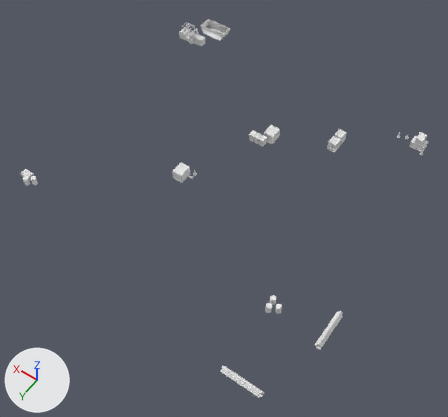
Renders of the OBJ model Assets/models/maps/boxyard/boxyard_props.obj from each side of a commit.
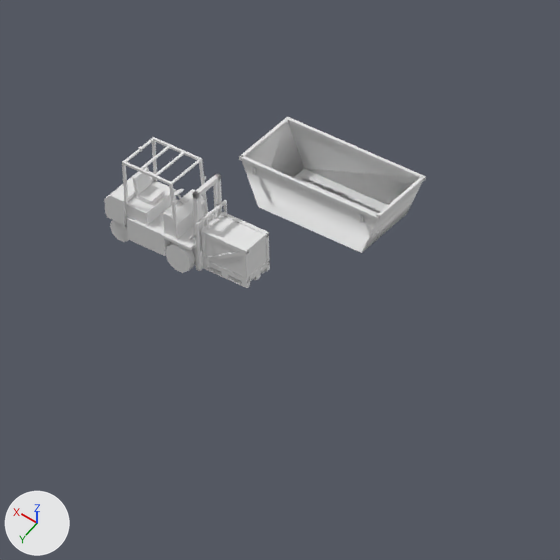
Old and new are each drawn whole from a camera (50 mm lens) standing at (-1072.0, 1527.0, 2016.0) and looking at (-122.0, 196.0, -75.0) and again close up on the part from 36% to 56% of the width and 0% to 22% of the height. The axes (+X, +Y, +Z) are drawn at lower left. The lights are the same throughout. The first two pictures are the older version. Materials are left out; every surface is plain grey. Where no turn or scale is listed for an object, it has been applied to the vertices. Vertices at exactly the same position are counted once.

The first close-up shows 'boxyard_props'.
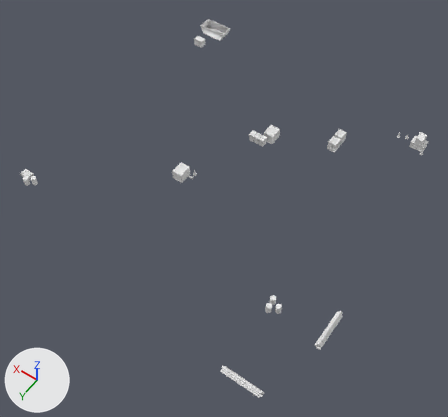
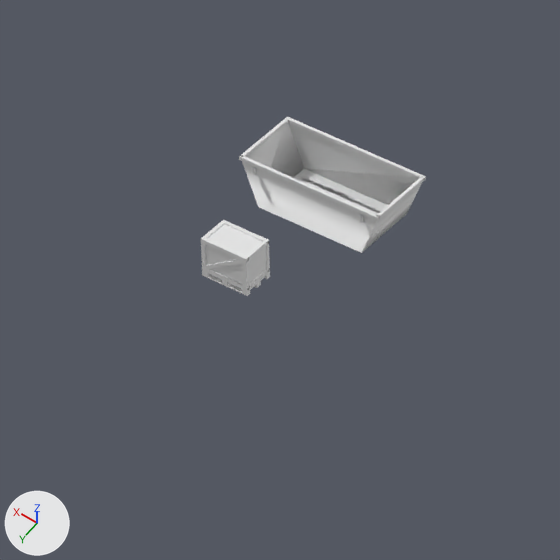
Location of each change, (x1, y1, x2, y2) in pixels of the close-ups (560 x 560 px; the box of a moved part takes in the faces that stretch with it):
'boxyard_props', reshaped
    before: (104, 117, 426, 288)
    after: (201, 117, 426, 296)
part 1 of me_boxyard_props, deleted
    before: (114, 146, 264, 281)
part 2 of me_boxyard_props, moved or reshaped
    before: (104, 137, 270, 288)
    after: (201, 220, 270, 296)

Patch to the scene script:
```diff
--- a/Assets/models/maps/boxyard/boxyard_props.obj.py
+++ b/Assets/models/maps/boxyard/boxyard_props.obj.py
@@ me_boxyard_props @@
 # used by ob_boxyard_props; location = (0.0, 0.0, 0.0)
-me_boxyard_props.from_pydata(...)  # 4472 vertices, 6522 faces; spans x -796.0..691.0, y -712.0..830.0, z 0.0..87.0
+me_boxyard_props.from_pydata(...)  # 4000 vertices, 5836 faces; spans x -796.0..656.0, y -712.0..830.0, z 0.0..63.0
+# me_boxyard_props part 1: 30 loose pieces with 276 vertices, spanning x 548.0..685.0, y -584.0..-536.0, z 4.0..87.0, are deleted
+# me_boxyard_props part 2: 78 vertices moved from x 548.0..691.0, y -583.0..-537.0, z 1.0..84.0 to x 548.0..595.0, y -576.0..-544.0, z 0.0..37.0; 322 vertices removed from x 548.0..691.0, y -583.0..-537.0, z 1.0..84.0; 126 vertices added at x 548.0..595.0, y -576.0..-544.0, z 0.0..37.0
```
